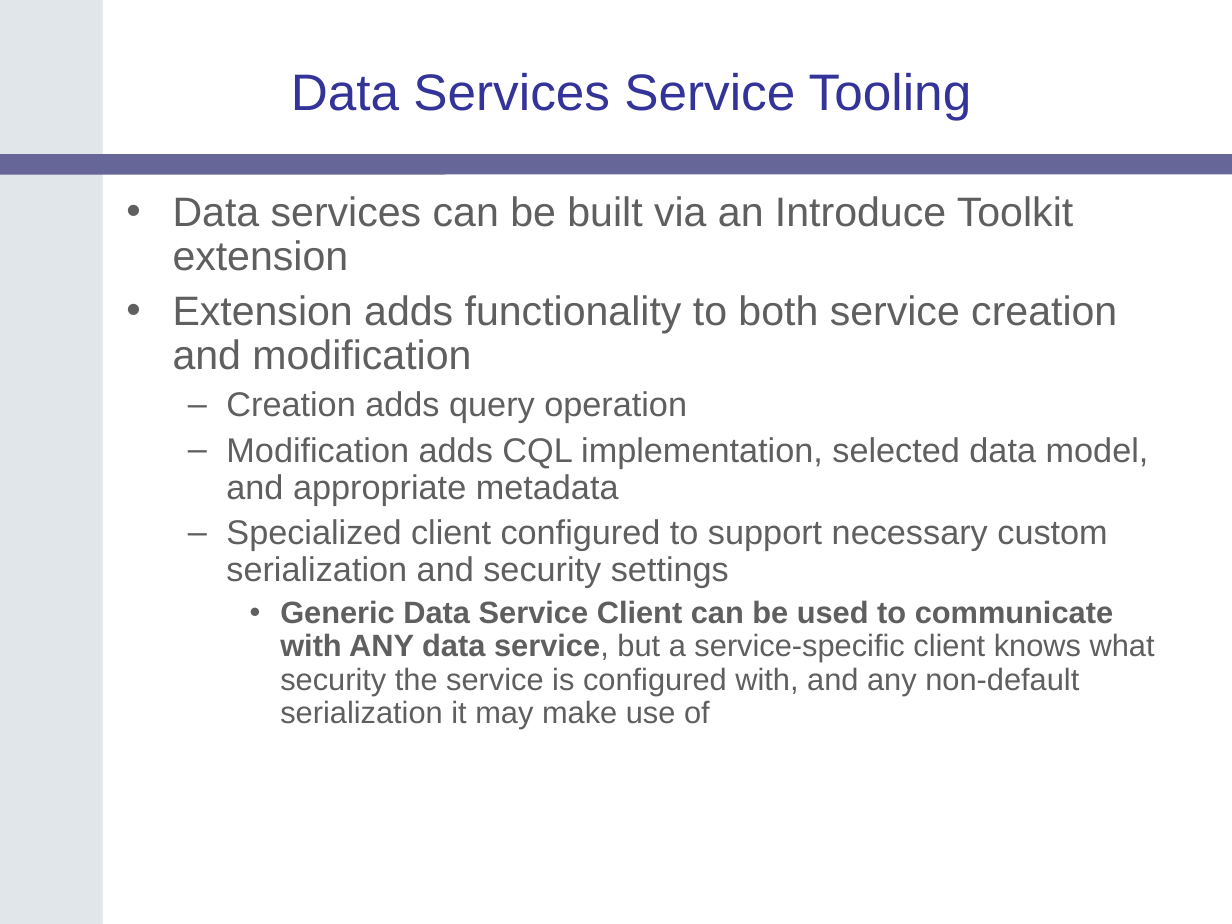
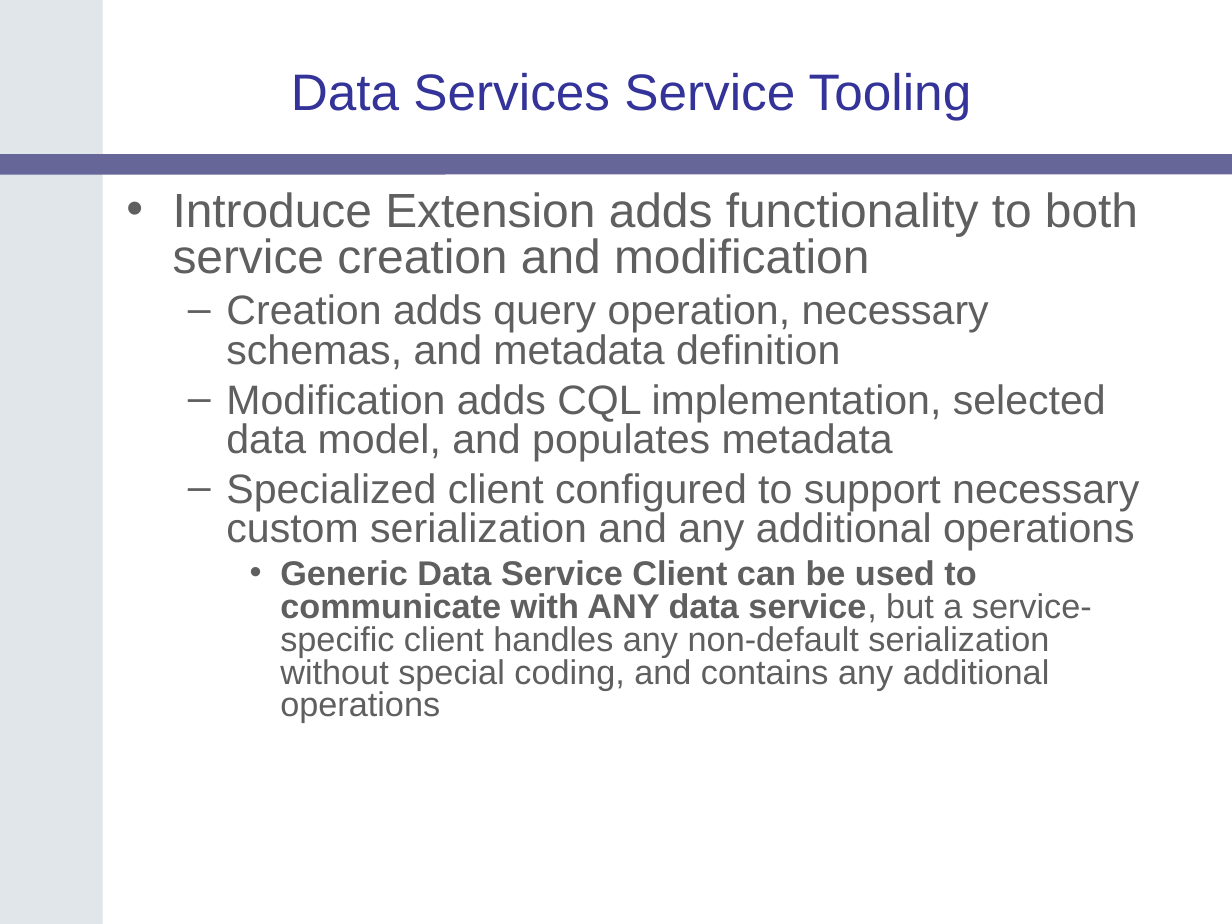
Before and after one commit to NCIP/cagrid-portal, a slide deck: slide 20 of cagrid-1-0/Documentation/presentations/200607_VCDE_ARCH/caGrid-1.0_Beta_Data-Services.ppt (slide 25 before the commit). Drawn at 1232x924 pixels with LibreOffice and Linux fonts; fonts in the diff are those of the drawing; background and template pictures are left out. Boxes give left, top, right and bottom in pixels: in the first picture for what was removed or moved away, otherwise in the second. Text is boxed around its words. In the diff, an @@ line names an element or a change of style, - is before the commit and + after.

```diff
--- a/cagrid-1-0/Documentation/presentations/200607_VCDE_ARCH/caGrid-1.0_Beta_Data-Services.ppt
+++ b/cagrid-1-0/Documentation/presentations/200607_VCDE_ARCH/caGrid-1.0_Beta_Data-Services.ppt
@@ text at bbox=[173, 192, 1139, 723]: text changed; size 20 to 24 pt @@
-• Data services can be built via an Introduce Toolkit extension
-• Extension adds functionality to both service creation and modification
-  – Creation adds query operation
-  – Modification adds CQL implementation, selected data model, and appropriate metadata
-  – Specialized client configured to support necessary custom serialization and security settings
-    • Generic Data Service Client can be used to communicate with ANY data service, but a service-specific client knows what security the service is configured with, and any non-default serialization it may make use of
+• Introduce Extension adds functionality to both service creation and modification
+  – Creation adds query operation, necessary schemas, and metadata definition
+  – Modification adds CQL implementation, selected data model, and populates metadata
+  – Specialized client configured to support necessary custom serialization and any additional operations
+    • Generic Data Service Client can be used to communicate with ANY data service, but a service-specific client handles any non-default serialization without special coding, and contains any additional operations
```
Also in this commit, not shown: 11 other slides changed, 9 slides added, 3 slides removed.
